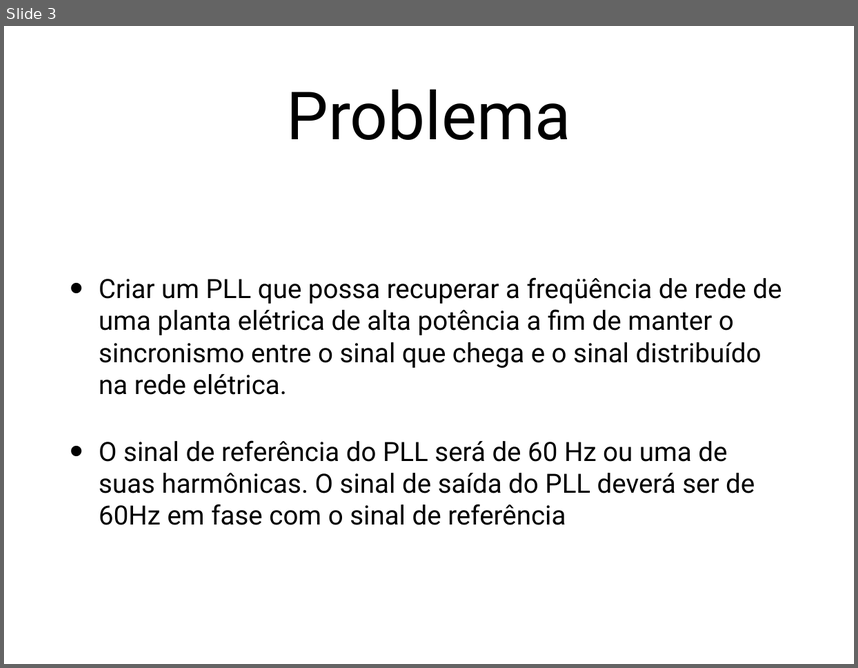
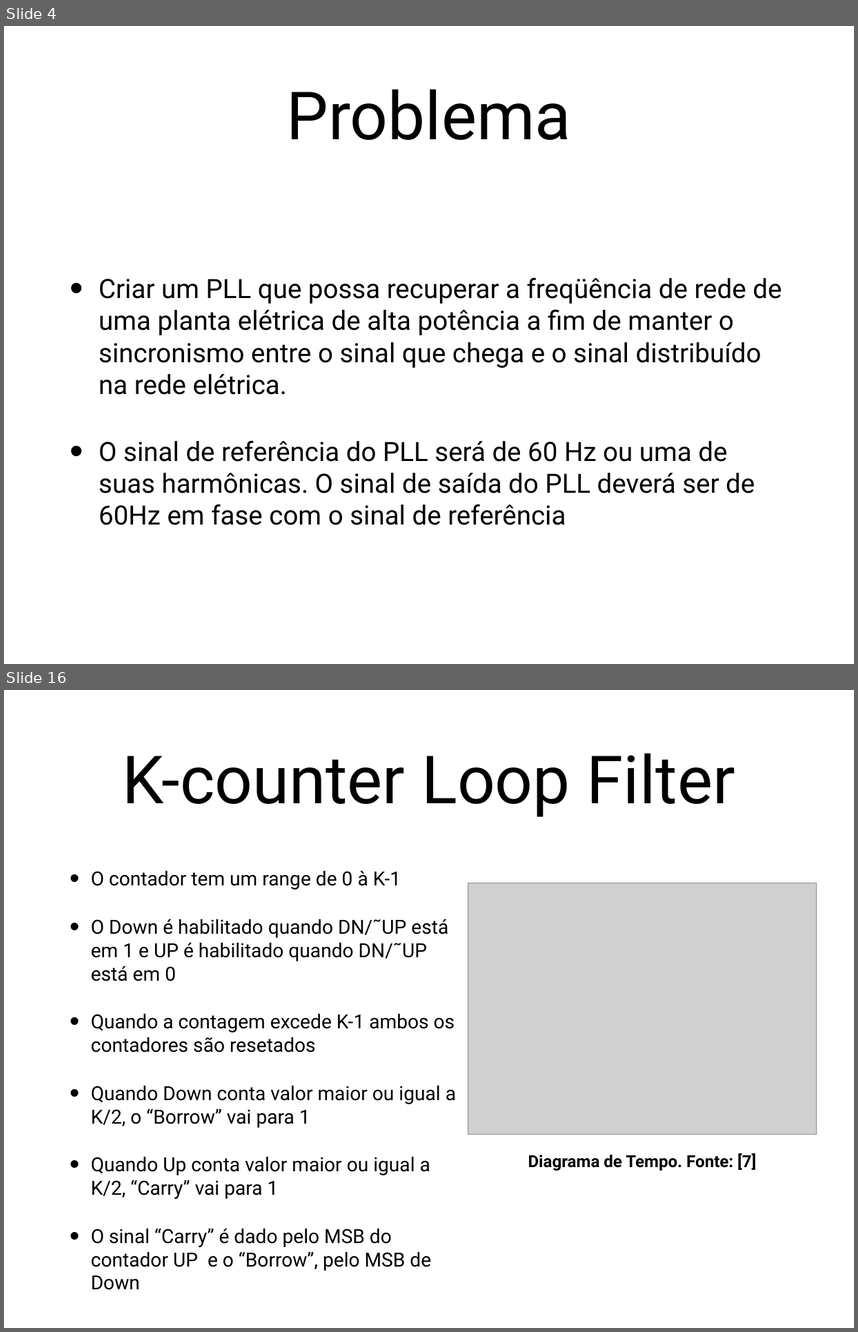
Before and after one commit to wwagner33/adpll-vhdl, a slide deck: trabalho-pll.pptx. Shown one above the other, each under a label of ours: slide 3 before the commit, slides 4 and 16 after it; the slides between them are not shown. The pictures are 858x668 and 858x1332 pixels, drawn with LibreOffice and Linux fonts; fonts in the diff are those of the drawing; grey boxes stand for pictures. Boxes give left, top, right and bottom in pixels: in the first picture for what was removed or moved away, otherwise in the second. Text is boxed around its words. In the diff, an @@ line names an element or a change of style, - is before the commit and + after.

```diff
--- a/trabalho-pll.pptx
+++ b/trabalho-pll.pptx
@@ slide 16 added at box(4, 690, 854, 1328), background #FFFFFF @@
@@ title added at box(122, 753, 735, 817), 80 pt, text #000000 @@
+K-counter Loop Filter
@@ text added at box(91, 871, 456, 1290), 23.4 pt, text #000000 @@
+• O contador tem um range de 0 à K-1
+• O Down é habilitado quando DN/˜UP está em 1 e UP é habilitado quando DN/˜UP está em 0
+• Quando a contagem excede K-1 ambos os contadores são resetados
+• Quando Down conta valor maior ou igual a K/2, o “Borrow” vai para 1
+• Quando Up conta valor maior ou igual a K/2, “Carry” vai para 1
+• O sinal “Carry” é dado pelo MSB do contador UP e o “Borrow”, pelo MSB de Down
@@ picture added at box(468, 883, 816, 1134) @@
@@ text added at box(528, 1153, 756, 1170), 20 pt, text #000000, bold @@
+Diagrama de Tempo. Fonte: [7]
@@ what was slide 3 is now slide 4 @@
```
Also in this commit, not shown: 6 slides changed, 31 other slides added, 2 slides removed, 7 other files.
